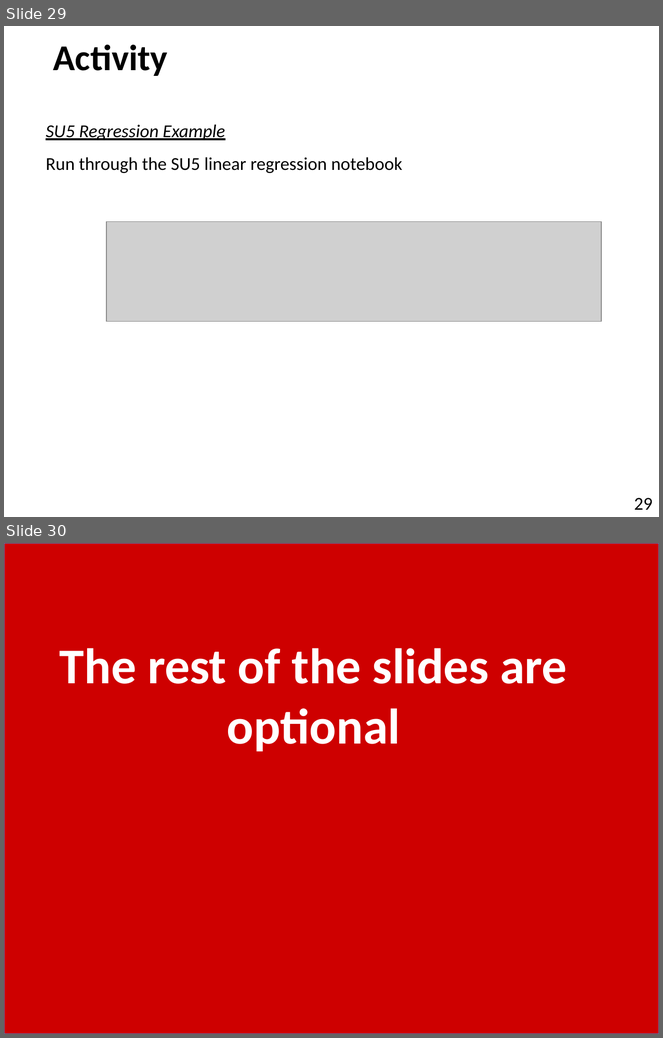
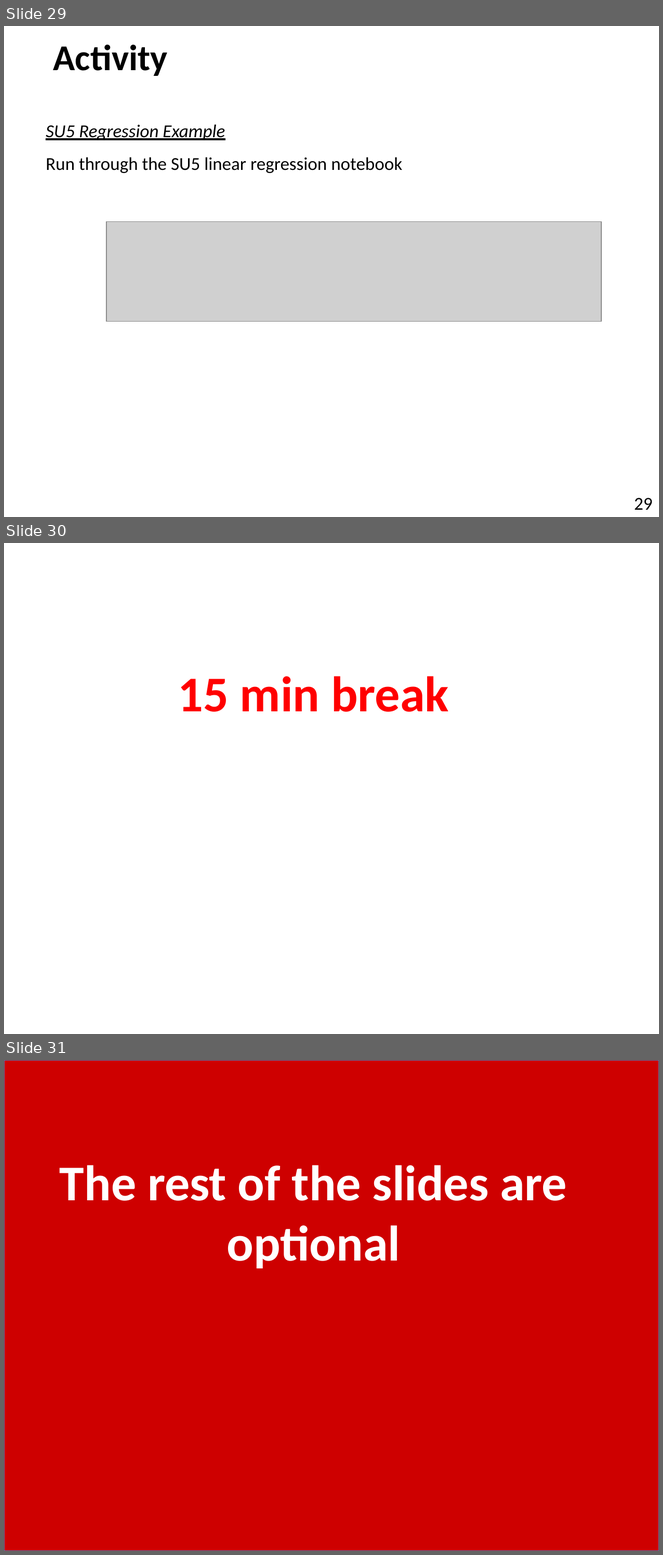
Before and after one commit to munishkumar-gh/munishkumar-gh.github.io, a slide deck: SuSS/2023_Sem1_ANL252_Python_4_Biz/3_Lecturer/Lecture_5/ANL252_SU5_Jan2023 (MK_edits).pptx. Shown one above the other, each under a label of ours: slides 29 and 30 before the commit, slides 29, 30 and 31 after it. The pictures are 663x1038 and 663x1555 pixels, drawn with LibreOffice and Linux fonts; fonts in the diff are those of the drawing; grey boxes stand for pictures; background and template pictures are left out; a plain dark background stands for a picture behind light text. Boxes give left, top, right and bottom in pixels: in the first picture for what was removed or moved away, otherwise in the second. Text is boxed around its words. In the diff, an @@ line names an element or a change of style, - is before the commit and + after.

```diff
--- a/SuSS/2023_Sem1_ANL252_Python_4_Biz/3_Lecturer/Lecture_5/ANL252_SU5_Jan2023 (MK_edits).pptx
+++ b/SuSS/2023_Sem1_ANL252_Python_4_Biz/3_Lecturer/Lecture_5/ANL252_SU5_Jan2023 (MK_edits).pptx
@@ slide 30 added at (4,543,659,1034), background picture (left out) @@
@@ title added at (178,676,449,712), 55 pt, text #FF0000, bold @@
+15 min break
@@ what was slide 30 is now slide 31 @@
```
Also in this commit, not shown: 1 slide changed, 1 other slide added, 54 other files.
